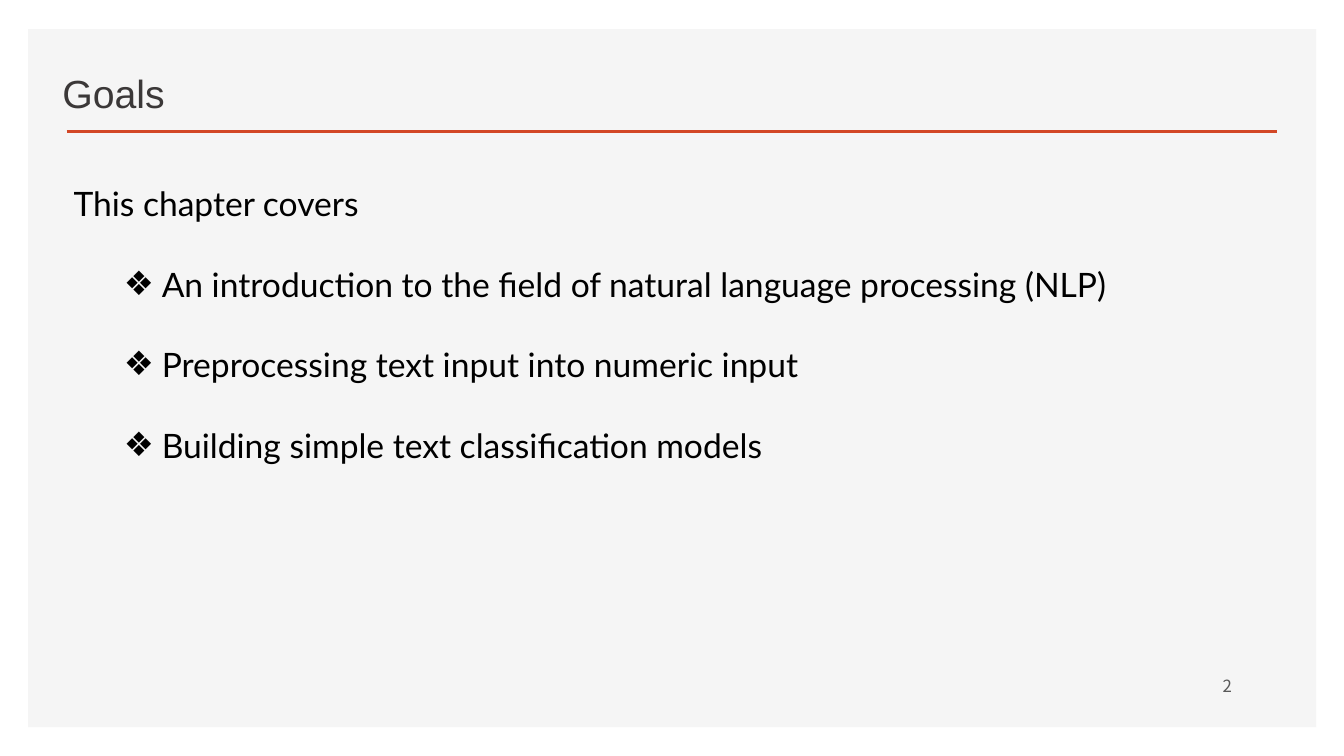
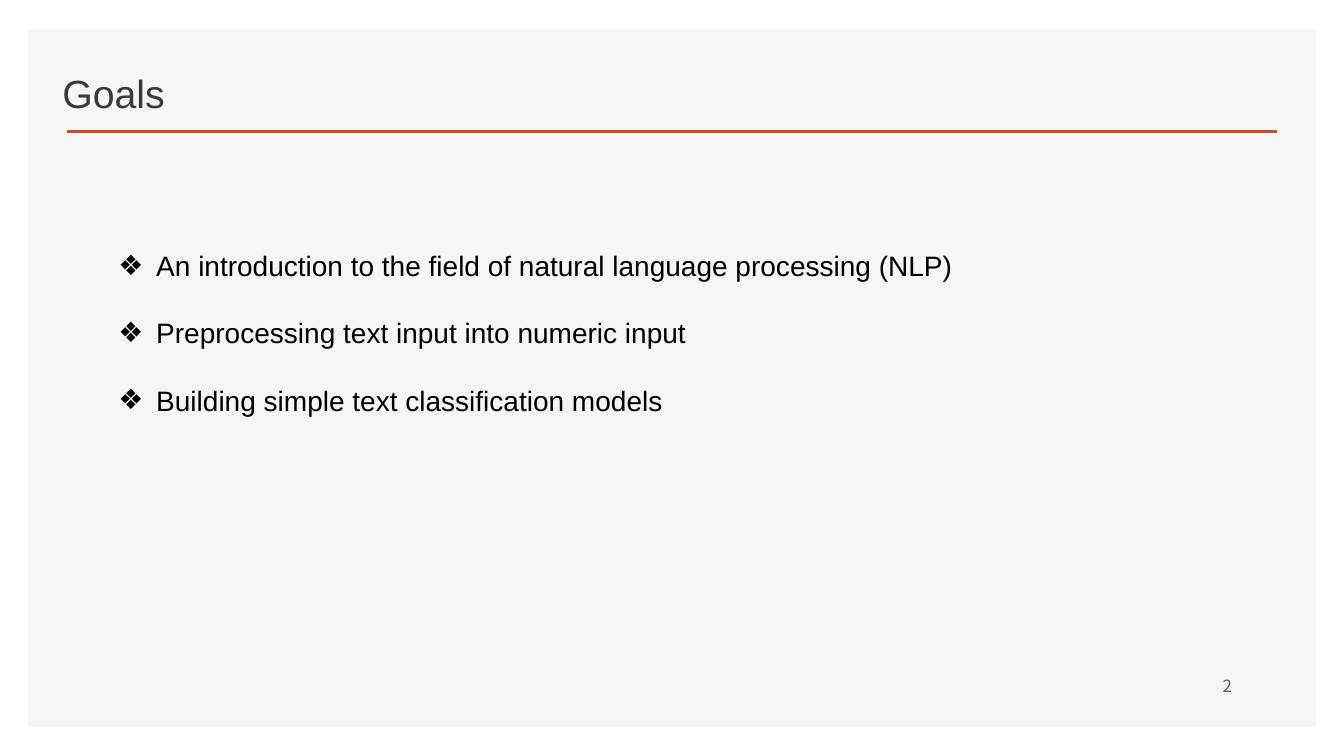
Before and after one commit to ancestor9/2026_Fall_Deep-Learning-with-Python, a slide deck: slide 2 of Chapter 14 Text classification.pptx. Drawn at 1344x756 pixels with LibreOffice and Linux fonts; fonts in the diff are those of the drawing; background and template pictures are left out. Boxes give left, top, right and bottom in pixels: in the first picture for what was removed or moved away, otherwise in the second. Text is boxed around its words. In the diff, an @@ line names an element or a change of style, - is before the commit and + after.

```diff
--- a/Chapter 14 Text classification.pptx
+++ b/Chapter 14 Text classification.pptx
@@ text at box(74, 191, 359, 222): paragraph removed @@
-This chapter covers
@@ text "An introduction to the field ...": place and size @@
-text "An introduction to the field ..." at box(74, 191, 1106, 464)
+text "An introduction to the field ..." at box(156, 255, 952, 416)
@@ text "An introduction to the field ..." at box(156, 255, 952, 416): size 24 to 20 pt, font Lato to Arial @@
```
Also in this commit, not shown: 13 other slides changed, 10 slides added.
